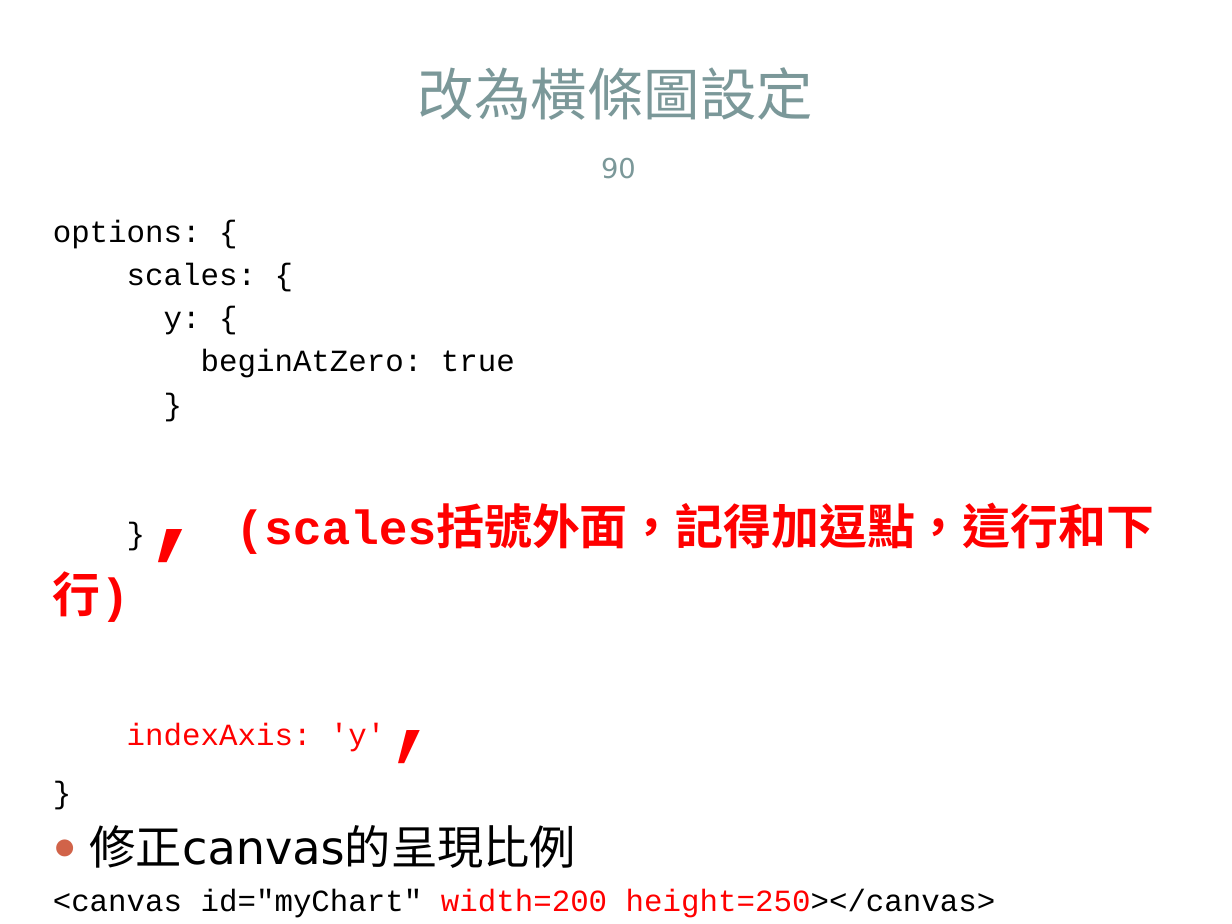
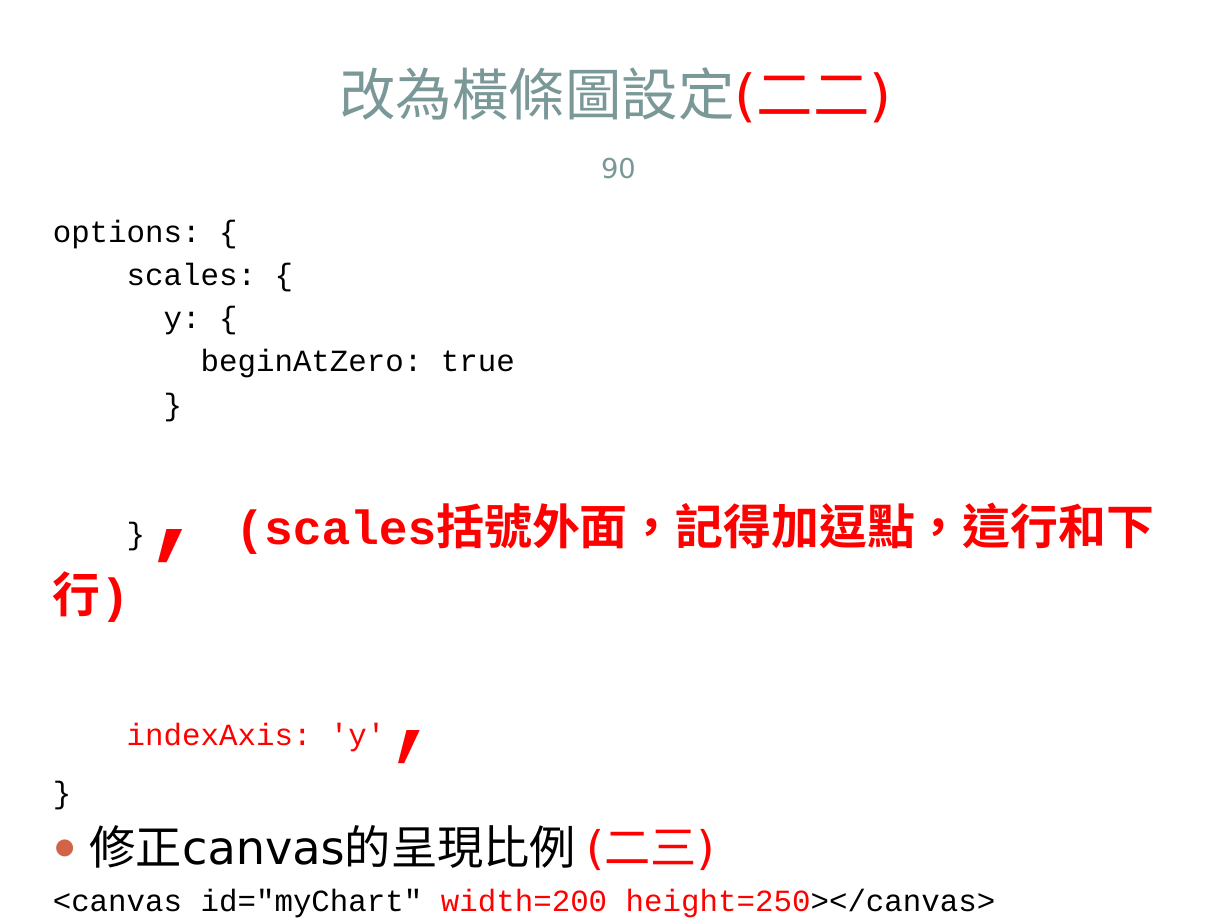
Before and after one commit to jacktea88/406django, a slide deck: slide 90 of ch09/Django4-ch09.pptx. Drawn at 1232x924 pixels with LibreOffice and Linux fonts; fonts in the diff are those of the drawing. Boxes give left, top, right and bottom in pixels: in the first picture for what was removed or moved away, otherwise in the second. Text is boxed around its words. In the diff, an @@ line names an element or a change of style, - is before the commit and + after.

```diff
--- a/ch09/Django4-ch09.pptx
+++ b/ch09/Django4-ch09.pptx
@@ title at (x1=339, y1=67, x2=891, y2=123): text changed @@
-改為橫條圖設定
+改為橫條圖設定(二二)
@@ text at (x1=90, y1=825, x2=714, y2=870): text changed @@
-● 修正canvas的呈現比例
+● 修正canvas的呈現比例 (二三)
```
Also in this commit, not shown: 22 other slides changed, 5 other files.
